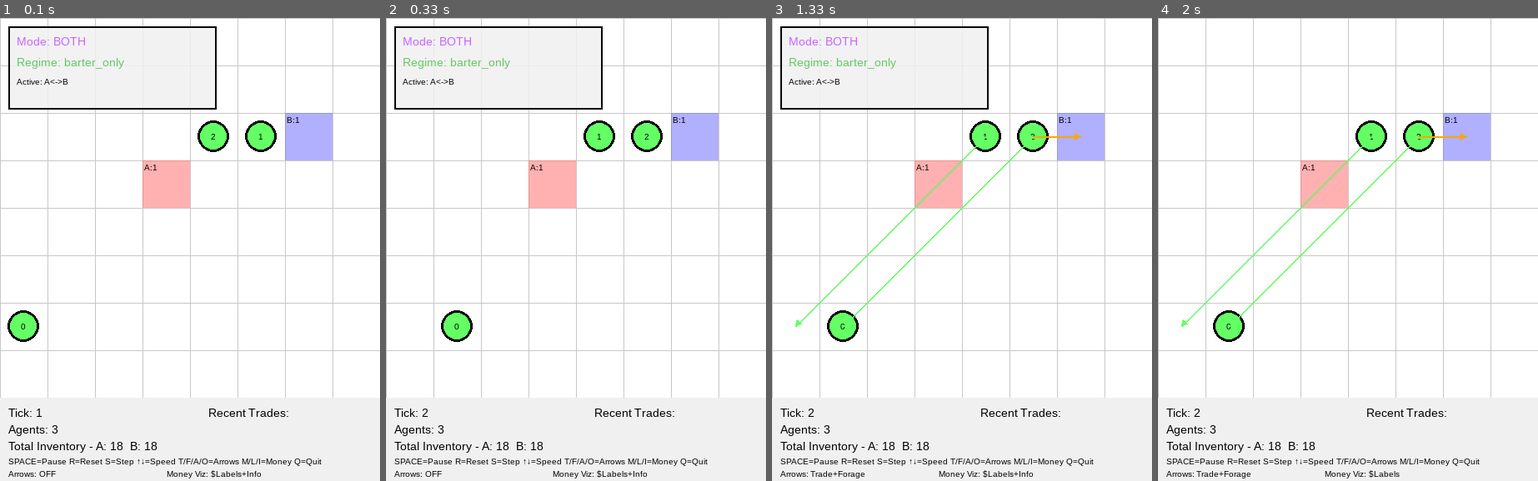
Above: before the commit, frames 1-4 (left to right).
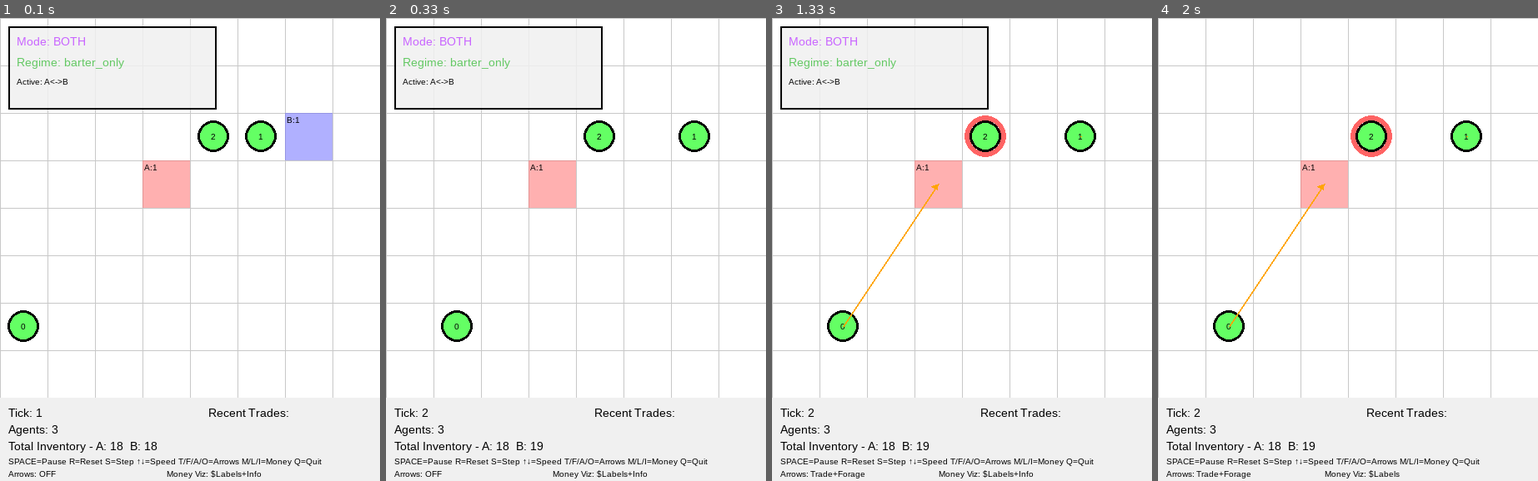
Above: after the commit, the same moments.

Repository: cmfunderburk/vmt-dev
Game: pygame game, started from main.py
Two runs of this game, one before a commit and one after it. Both use one fixed random seed, a clock stepped at 60 frames per second and the inputs below.
Inputs:
- Up to frame 1 (0.1 s): no input
- Up to frame 2 (0.33 s): no input
- Up to frame 3 (1.33 s): tap R at 0.33 s; tap Space at 0.67 s; tap A at 1.17 s
- Up to frame 4 (2 s): tap I at 1.77 s

Frame 1 is identical in both runs. In frame 2, 1.7% of the frame differs, in the area x 39-88%, y 20-94%; in frame 3, 2.5%, in the area x 6-88%, y 20-94%; in frame 4, 2.5%.

Commit message:
foraging commitment added

Diff:
--- a/src/telemetry/database.py
+++ b/src/telemetry/database.py
@@ -137,6 +137,7 @@
                 mode TEXT,
                 claimed_resource_pos TEXT DEFAULT NULL,
                 is_paired INTEGER DEFAULT 0,
+                is_foraging_committed INTEGER DEFAULT 0,
                 FOREIGN KEY (run_id) REFERENCES simulation_runs(run_id)
             )
         """)
--- a/src/telemetry/db_loggers.py
+++ b/src/telemetry/db_loggers.py
@@ -173,7 +173,7 @@
                      target_x: Optional[int], target_y: Optional[int],
                      num_neighbors: int, alternatives: str = "", mode: str = "both",
                      claimed_resource_pos: Optional[tuple[int, int]] = None,
-                     is_paired: bool = False):
+                     is_paired: bool = False, is_foraging_committed: bool = False):
         """
         Log an agent's decision.
 
@@ -190,6 +190,7 @@
             mode: Current simulation mode
             claimed_resource_pos: Position of claimed resource (x, y) or None
             is_paired: Whether agent is currently paired with a trade partner
+            is_foraging_committed: Whether agent is committed to harvesting a specific resource
         """
         if not self.config.log_decisions or self.db is None or self.run_id is None:
             return
@@ -206,7 +207,8 @@
             target_x if target_x is None else int(target_x),  # Convert numpy int to Python int
             target_y if target_y is None else int(target_y),  # Convert numpy int to Python int
             num_neighbors, alternatives, mode, claimed_pos_str,
-            1 if is_paired else 0
+            1 if is_paired else 0,
+            1 if is_foraging_committed else 0
         ))
 
         # Flush buffer if needed
@@ -449,8 +451,8 @@
         self.db.executemany("""
             INSERT INTO decisions
             (run_id, tick, agent_id, chosen_partner_id, surplus_with_partner,
-             target_type, target_x, target_y, num_neighbors, alternatives, mode, claimed_resource_pos, is_paired)
-            VALUES (?, ?, ?, ?, ?, ?, ?, ?, ?, ?, ?, ?, ?)
+             target_type, target_x, target_y, num_neighbors, alternatives, mode, claimed_resource_pos, is_paired, is_foraging_committed)
+            VALUES (?, ?, ?, ?, ?, ?, ?, ?, ?, ?, ?, ?, ?, ?)
         """, self._decision_buffer)
         self.db.commit()
         self._decision_buffer.clear()
--- a/src/vmt_engine/core/agent.py
+++ b/src/vmt_engine/core/agent.py
@@ -32,6 +32,10 @@
     inventory_changed: bool = field(default=True, repr=False)
     trade_cooldowns: dict[int, int] = field(default_factory=dict, repr=False)  # partner_id -> cooldown_until_tick
 
+    # Foraging commitment state
+    is_foraging_committed: bool = field(default=False, repr=False)  # True when committed to harvesting a specific resource
+    forage_target_pos: Optional[Position] = field(default=None, repr=False)  # Resource position agent is committed to
+
     # Pairing state (persists across ticks until unpaired)
     paired_with_id: Optional[int] = field(default=None, repr=False)
 
--- a/src/vmt_engine/simulation.py
+++ b/src/vmt_engine/simulation.py
@@ -282,6 +282,12 @@
         # Clear all pairings when mode changes
         self._clear_pairings_on_mode_switch(old_mode, new_mode)
 
+        # Clear all foraging commitments on mode change
+        for agent in self.agents:
+            if agent.is_foraging_committed:
+                agent.is_foraging_committed = False
+                agent.forage_target_pos = None
+
     def _clear_pairings_on_mode_switch(self, old_mode: str, new_mode: str) -> None:
         """Clear all pairings when mode changes."""
         if old_mode == new_mode:
--- a/src/vmt_engine/systems/decision.py
+++ b/src/vmt_engine/systems/decision.py
@@ -32,6 +32,24 @@
             agent._decision_target_type = None
 
             view = agent.perception_cache
+
+            # Case 0: Agent is foraging-committed - check if target still valid
+            if agent.is_foraging_committed and agent.forage_target_pos:
+                # Check if committed resource still exists
+                cell = sim.grid.get_cell(agent.forage_target_pos[0], agent.forage_target_pos[1])
+                resource = cell.resource
+                if resource.type is None or resource.amount == 0:
+                    # Resource disappeared - break commitment and clear claim
+                    agent.is_foraging_committed = False
+                    if agent.forage_target_pos in sim.resource_claims:
+                        del sim.resource_claims[agent.forage_target_pos]
+                    agent.forage_target_pos = None
+                else:
+                    # Resource still valid - maintain commitment and target
+                    agent.target_pos = agent.forage_target_pos
+                    agent.target_agent_id = None
+                    agent._decision_target_type = "forage"
+                    continue  # Skip rest of decision logic
 
             # Case 1: Agent is already paired
             if agent.paired_with_id is not None:
@@ -85,6 +103,12 @@
             if neighbor_id not in sim.agent_by_id:
                 continue
 
+            neighbor = sim.agent_by_id[neighbor_id]
+
+            # Skip neighbors who are foraging-committed (not available for trade)
+            if neighbor.is_foraging_committed:
+                continue
+
             # Check cooldown
             if neighbor_id in agent.trade_cooldowns:
                 if sim.tick < agent.trade_cooldowns[neighbor_id]:
@@ -93,7 +117,6 @@
                     # Cooldown expired, remove
                     del agent.trade_cooldowns[neighbor_id]
 
-            neighbor = sim.agent_by_id[neighbor_id]
             surplus = compute_surplus(agent, neighbor)
 
             if surplus > 0:
@@ -142,6 +165,10 @@
             agent.target_pos = target
             agent.target_agent_id = None
             agent._decision_target_type = "forage"
+
+            # Set foraging commitment (persists until harvest)
+            agent.is_foraging_committed = True
+            agent.forage_target_pos = target
         else:
             agent.target_pos = None
             agent.target_agent_id = None
@@ -324,7 +351,8 @@
                 decision_type, target_x, target_y, len(neighbors),
                 alternatives_str, mode=sim.current_mode,
                 claimed_resource_pos=claimed_pos,
-                is_paired=(agent.paired_with_id is not None)
+                is_paired=(agent.paired_with_id is not None),
+                is_foraging_committed=agent.is_foraging_committed
             )
 
             # Log preferences to separate table (opt-in via log_preferences parameter)
@@ -349,6 +377,10 @@
 
         for pos, agent_id in sim.resource_claims.items():
             agent = sim.agent_by_id.get(agent_id)
+
+            # Keep claim if agent is foraging-committed to this resource
+            if agent and agent.is_foraging_committed and agent.forage_target_pos == pos:
+                continue  # Claim persists until commitment breaks
 
             # Remove claim if:
             # 1. Agent doesn't exist (shouldn't happen but defensive)
--- a/src/vmt_engine/systems/foraging.py
+++ b/src/vmt_engine/systems/foraging.py
@@ -92,6 +92,14 @@
     # Mark that inventory changed (for quote refresh)
     agent.inventory_changed = True
 
+    # Break foraging commitment (agent can now trade)
+    if agent.is_foraging_committed:
+        agent.is_foraging_committed = False
+        agent.forage_target_pos = None
+
+        # Clear trade cooldowns (productive foraging clears frustration)
+        agent.trade_cooldowns.clear()
+
     return True
 
 
